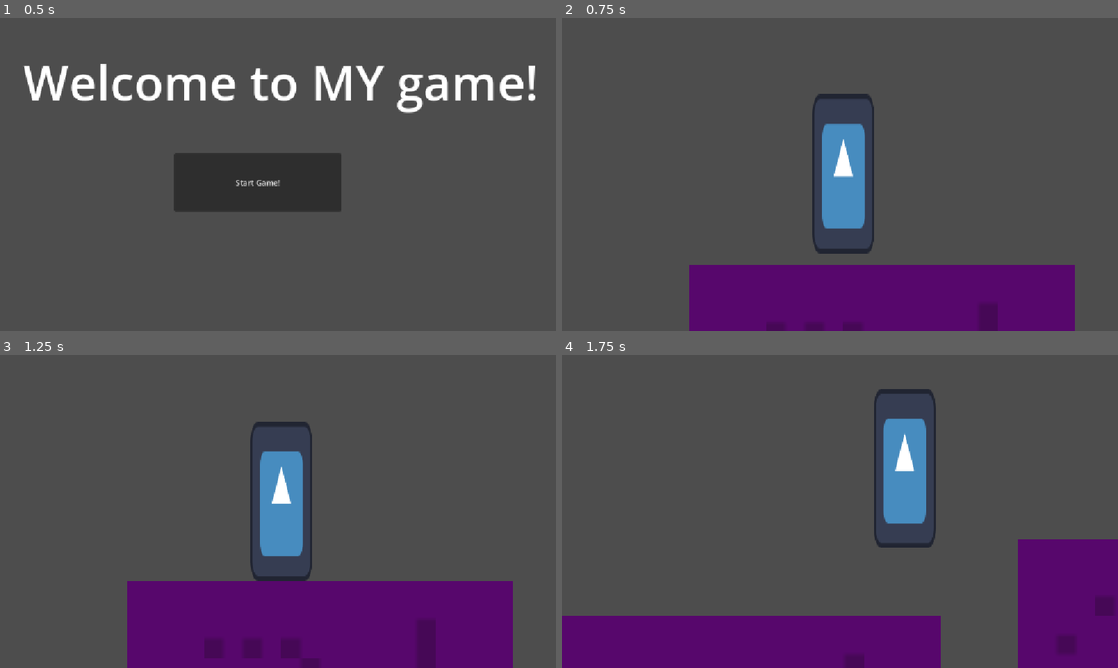
Above: before the commit, frames 1-4 (two rows, left to right).
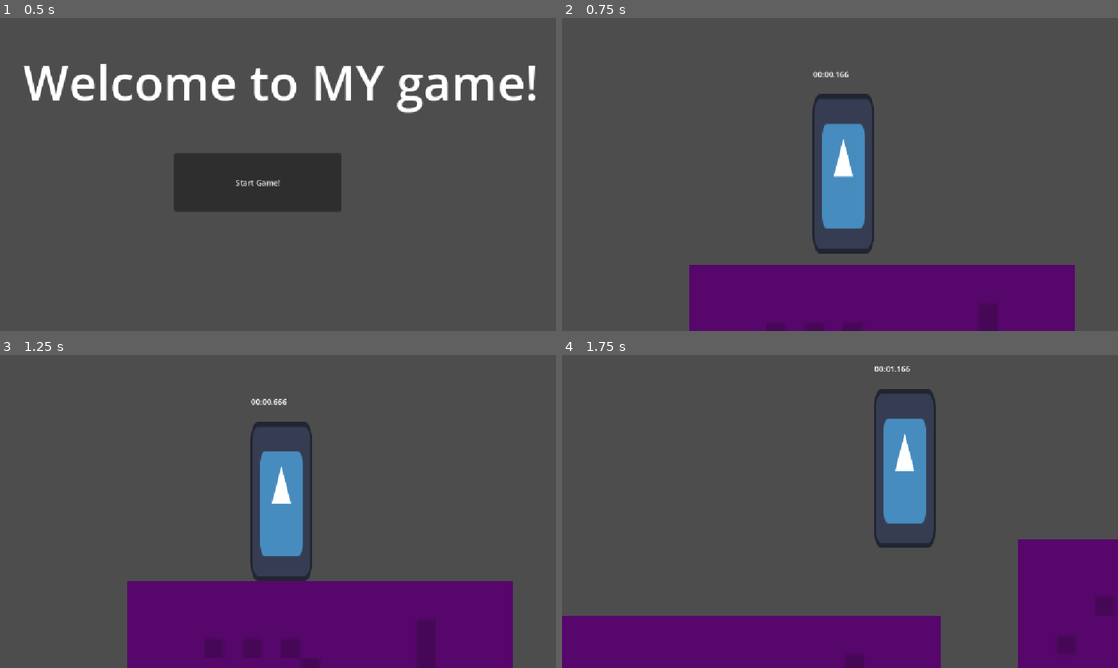
Above: after the commit, the same moments.

Repository: hippogriff101/jas-gam
Game: Godot game, scene res://scenes/titles.tscn
The game is run twice, just before and just after one commit, with the same random seed, the same clock (stepped at 60 frames per second) and the same inputs. The engine's default icon, where the game draws it, is replaced by a stand-in: a white triangle on a blue panel in a dark square.
Inputs:
- Up to frame 1 (0.5 s): no input
- Up to frame 2 (0.75 s): click "Start Game!" at 0.5 s
- Up to frame 3 (1.25 s): no input
- Up to frame 4 (1.75 s): hold D (right) from 1.28 s (still down); tap Space (jump) at 1.52 s

Frame 1 is identical in both runs. In frame 2, less than 0.1% of the frame differs, in the area x 45-52%, y 16-20%; in frame 3, 0.1%, in the area x 45-52%, y 14-16%; in frame 4, less than 0.1%.

Commit message:
add stopwatch timer stuff

Diff:
--- a/scenes/main.tscn
+++ b/scenes/main.tscn
@@ -1,11 +1,13 @@
-[gd_scene format=4 uid="uid://cvsag27ic8pma"]
+[gd_scene format=4 uid="uid://bgsk7ay05qerb"]
 
 [ext_resource type="Script" uid="uid://nxfb4h55y3ev" path="res://scripts/player.gd" id="1_1bvp3"]
 [ext_resource type="Texture2D" uid="uid://d0tdhoikylt4a" path="res://icon.svg" id="1_h2yge"]
+[ext_resource type="Script" uid="uid://ckgbbufvqejp8" path="res://scripts/stopwatch.gd" id="1_o6xl0"]
 [ext_resource type="Texture2D" uid="uid://cgwjvkitv7y0q" path="res://assets/ladder.png" id="3_1bvp3"]
 [ext_resource type="Texture2D" uid="uid://cesaf1coart6o" path="res://assets/better-custom-flooe.png" id="3_h2yge"]
 [ext_resource type="Script" uid="uid://ditq5ho43u4gv" path="res://scripts/ladder.gd" id="4_ladder"]
 [ext_resource type="Script" uid="uid://b3eu4x3sm3rwy" path="res://scripts/death_zone.gd" id="6_7mycd"]
+[ext_resource type="Script" uid="uid://d2jl5pdvufox5" path="res://scripts/finish.gd" id="8_tipki"]
 
 [sub_resource type="RectangleShape2D" id="RectangleShape2D_g4v7s"]
 size = Vector2(127, 328)
@@ -567,7 +569,11 @@
 [sub_resource type="RectangleShape2D" id="RectangleShape2D_fcnqv"]
 size = Vector2(11115, 998)
 
+[sub_resource type="RectangleShape2D" id="RectangleShape2D_7numd"]
+size = Vector2(634, 1750)
+
 [node name="Node" type="Node" unique_id=1087481539]
+script = ExtResource("1_o6xl0")
 
 [node name="Player" type="CharacterBody2D" parent="." unique_id=1979321448]
 script = ExtResource("1_1bvp3")
@@ -586,6 +592,12 @@
 position_smoothing_enabled = true
 position_smoothing_speed = 6.0
 
+[node name="Label" type="Label" parent="Player" unique_id=658051409]
+offset_left = -63.0
+offset_top = -117.0
+offset_right = 58.0
+offset_bottom = -68.0
+
 [node name="Ladders" type="Node" parent="." unique_id=1574073937]
 
 [node name="Area2D4" type="Area2D" parent="Ladders" unique_id=489945232 groups=["ladder"]]
@@ -636,3 +648,11 @@
 [node name="CollisionShape2D" type="CollisionShape2D" parent="DeathZone" unique_id=1959708552]
 position = Vector2(3024.5, 1769)
 shape = SubResource("RectangleShape2D_fcnqv")
+
+[node name="Finish" type="Area2D" parent="." unique_id=1996145304]
+position = Vector2(-63, -117)
+script = ExtResource("8_tipki")
+
+[node name="CollisionShape2D" type="CollisionShape2D" parent="Finish" unique_id=378817922]
+position = Vector2(4080, -3162)
+shape = SubResource("RectangleShape2D_7numd")
--- /dev/null
+++ b/scripts/finish.gd
@@ -0,0 +1,10 @@
+extends Area2D
+
+func _ready() -> void:
+	body_entered.connect(_on_body_entered)
+
+func _on_body_entered(body: Node) -> void:
+	if body is CharacterBody2D:
+		var stopwatch = get_tree().current_scene
+		stopwatch.stop()
+		print("Finished in: ", stopwatch.get_formatted_time())
--- /dev/null
+++ b/scripts/stopwatch.gd
@@ -0,0 +1,28 @@
+extends Node
+
+var elapsed_time: float = 0.0
+var is_running: bool = false
+
+@onready var label: Label = $Player/Label
+
+func _ready() -> void:
+	start()
+
+func _process(delta: float) -> void:
+	if is_running:
+		elapsed_time += delta
+		label.text = get_formatted_time()
+
+func start() -> void:
+	elapsed_time = 0.0
+	is_running = true
+
+func stop() -> float:
+	is_running = false
+	return elapsed_time
+
+func get_formatted_time() -> String:
+	var minutes = int(elapsed_time) / 60
+	var seconds = int(elapsed_time) % 60
+	var milliseconds = int((elapsed_time - int(elapsed_time)) * 1000)
+	return "%02d:%02d.%03d" % [minutes, seconds, milliseconds]
Not shown, added: scripts/finish.gd.uid
Not shown, added: scripts/stopwatch.gd.uid
